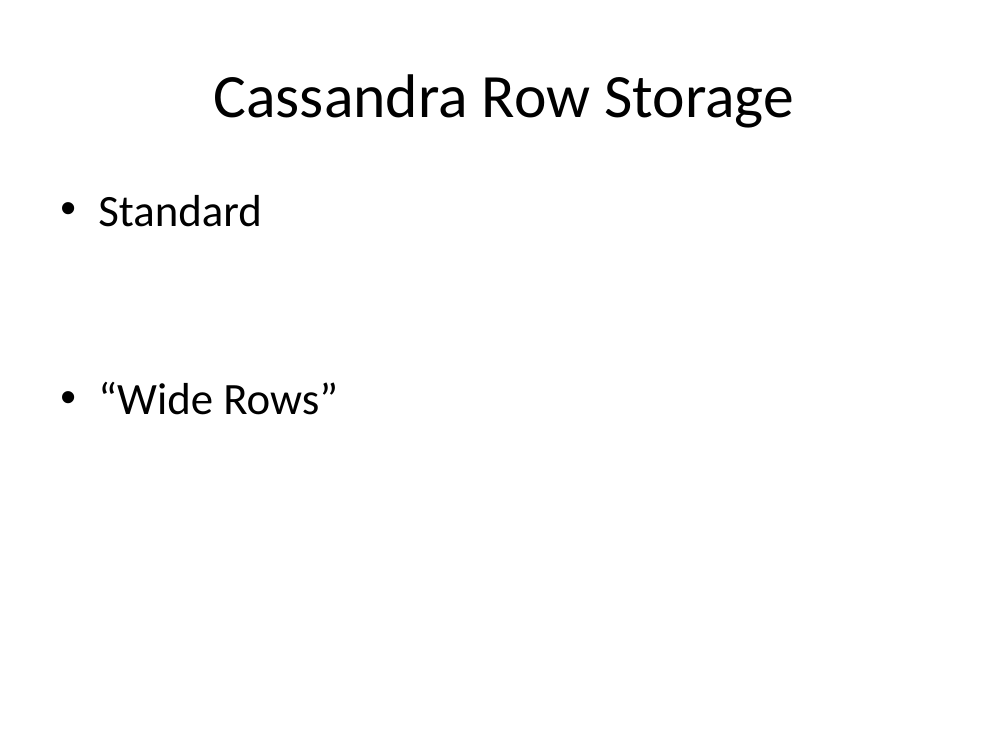
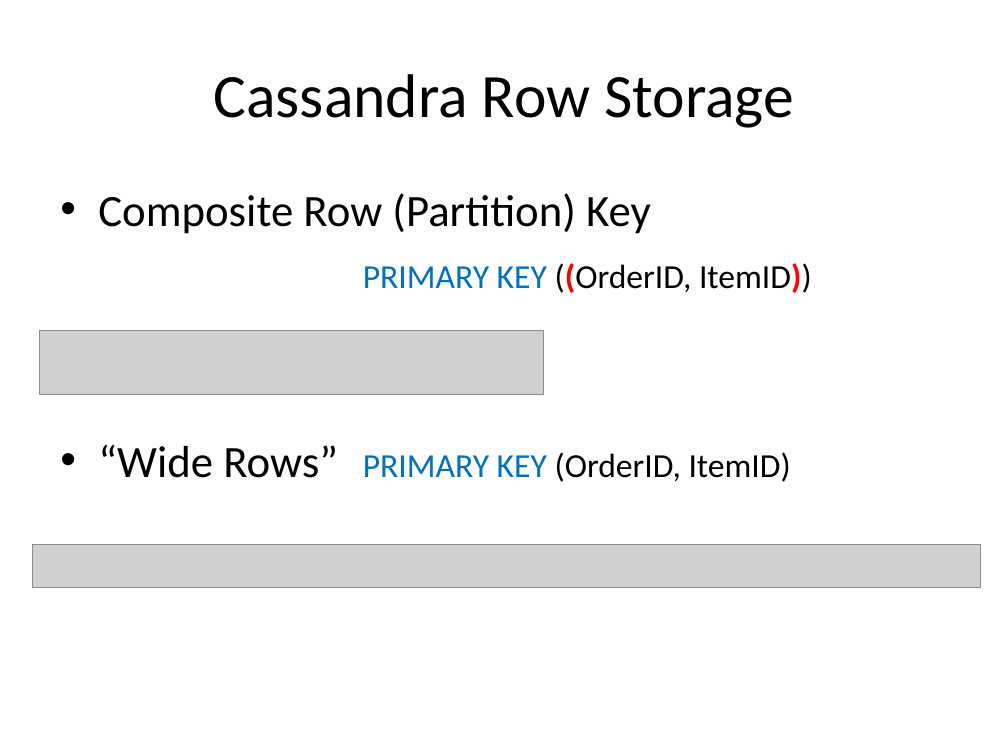
Before and after one commit to alexdgarland/database-demos, a slide deck: slide 43 of Slides/Not Only SQL - Picking A Database for DotNET.pptx. Drawn at 1008x756 pixels with LibreOffice and Linux fonts; fonts in the diff are those of the drawing; grey boxes stand for pictures. Boxes give left, top, right and bottom in pixels: in the first picture for what was removed or moved away, otherwise in the second. Text is boxed around its words. In the diff, an @@ line names an element or a change of style, - is before the commit and + after.

```diff
--- a/Slides/Not Only SQL - Picking A Database for DotNET.pptx
+++ b/Slides/Not Only SQL - Picking A Database for DotNET.pptx
@@ text at (x1=98, y1=193, x2=812, y2=482): text changed; size 32 to 24 pt @@
-• Standard
-• “Wide Rows”
+• Composite Row (Partition) Key
+PRIMARY KEY ((OrderID, ItemID))
+• “Wide Rows” PRIMARY KEY (OrderID, ItemID)
@@ picture added at (x1=39, y1=331, x2=543, y2=395) @@
@@ picture added at (x1=32, y1=544, x2=981, y2=588) @@
```
Also in this commit, not shown: 7 other slides changed, 2 slides added, 1 slide removed.
